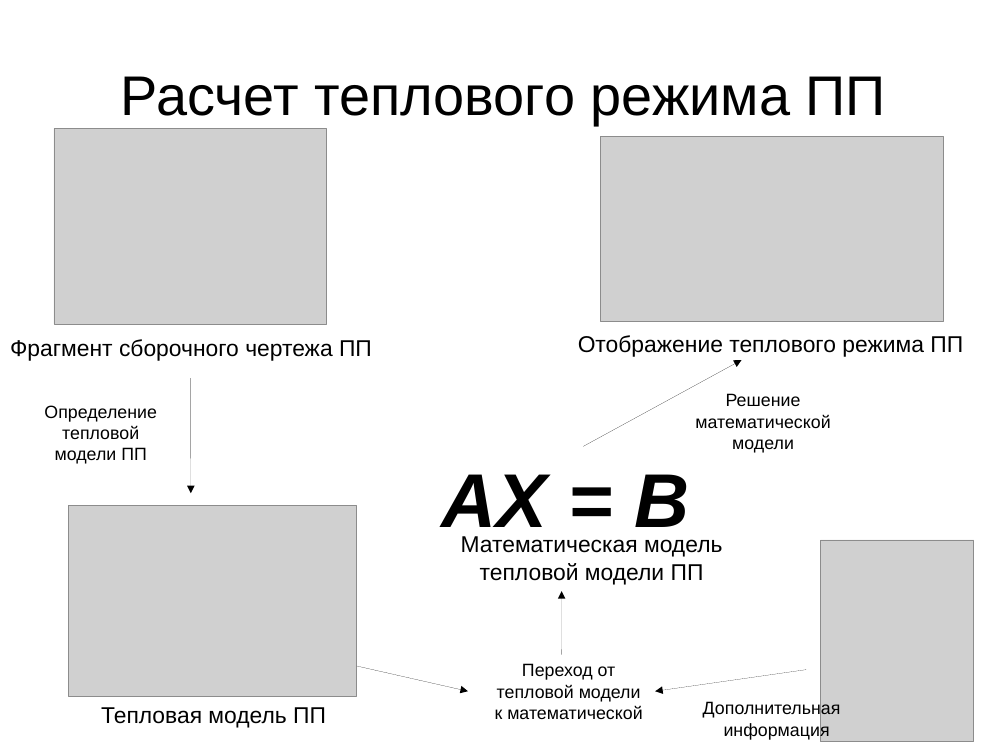
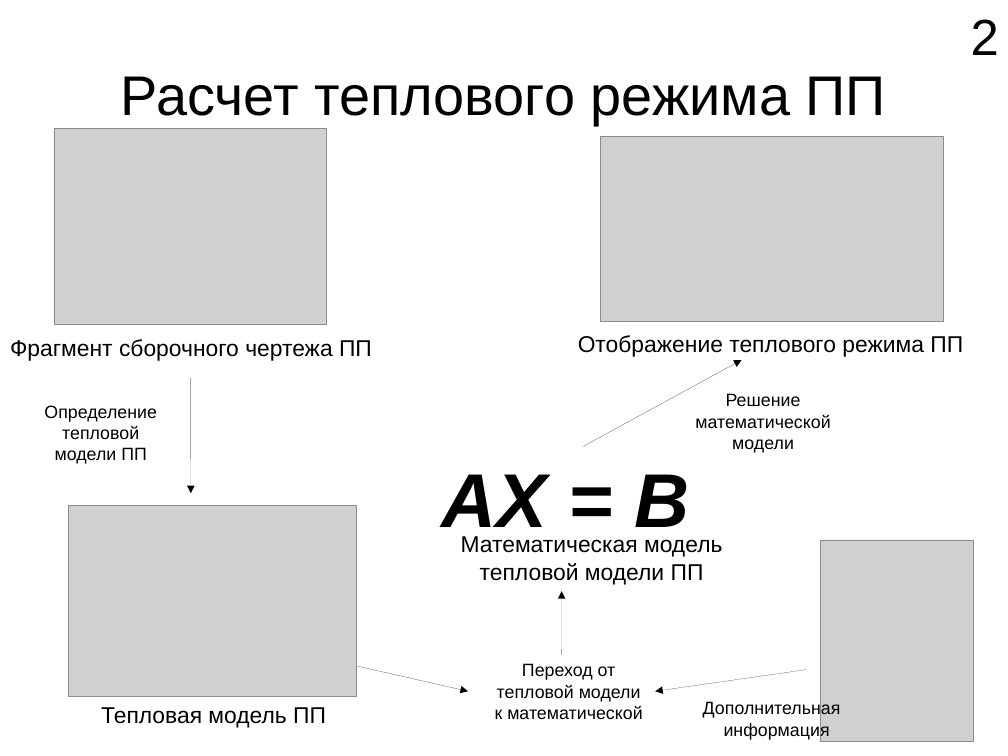
Before and after one commit to yagodar/altium-visualization-tool, a slide deck: slide 3 of data/documents/dissertation/yagodarov/Презентация.odp. Drawn at 1008x756 pixels with LibreOffice and Linux fonts; fonts in the diff are those of the drawing; grey boxes stand for pictures. Boxes give left, top, right and bottom in pixels: in the first picture for what was removed or moved away, otherwise in the second. Text is boxed around its words. In the diff, an @@ line names an element or a change of style, - is before the commit and + after.

```diff
--- a/data/documents/dissertation/yagodarov/Презентация.odp
+++ b/data/documents/dissertation/yagodarov/Презентация.odp
@@ text added at [971, 19, 999, 55], 40 pt, text #000000 @@
+2
```
Also in this commit, not shown: 10 other slides changed, 1 slide added, 5 other files.
